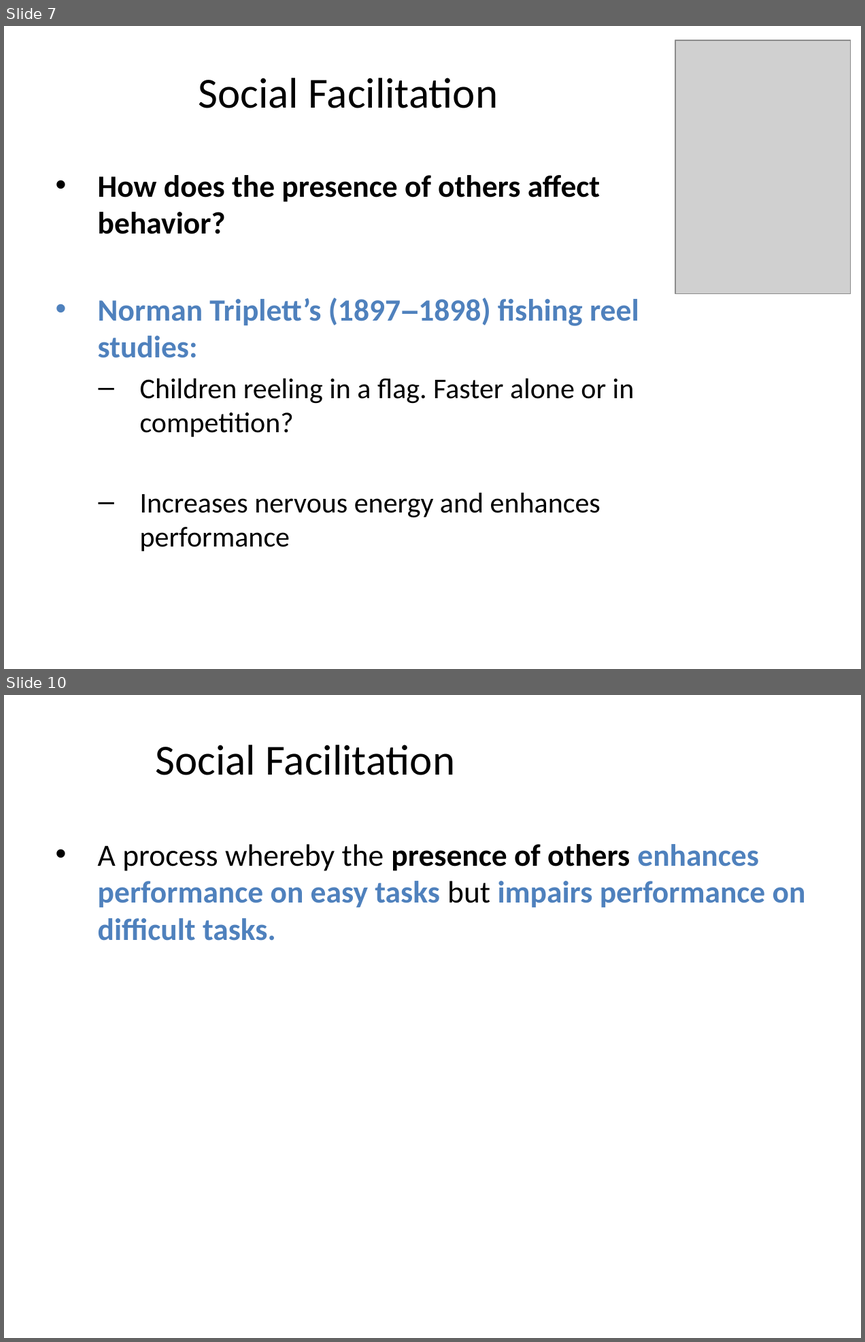
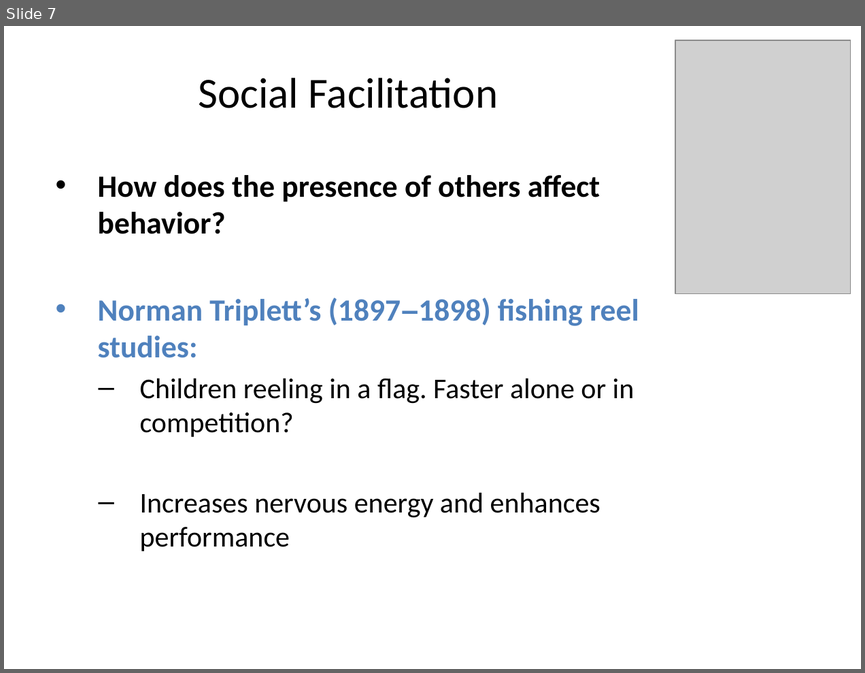
Before and after one commit to npm27/Teaching-Materials, a slide deck: Social Psych/Slides/9 Groups.pptx. Shown one above the other, each under a label of ours: slides 7 and 10 before the commit, slide 7 after it; the slides between them are not shown. The pictures are 865x1342 and 865x673 pixels, drawn with LibreOffice and Linux fonts; fonts in the diff are those of the drawing; grey boxes stand for pictures. Boxes give left, top, right and bottom in pixels: in the first picture for what was removed or moved away, otherwise in the second. Text is boxed around its words. In the diff, an @@ line names an element or a change of style, - is before the commit and + after.

```diff
--- a/Social Psych/Slides/9 Groups.pptx
+++ b/Social Psych/Slides/9 Groups.pptx
@@ slide 10 removed at (4,695,861,1338), background #FFFFFF @@
@@ title removed at (156,745,456,775) @@
-Social Facilitation
@@ text removed at (98,844,806,940) @@
-• A process whereby the presence of others enhances performance on easy tasks but impairs performance on difficult tasks.
```
Also in this commit, not shown: 5 slides changed, 2 other slides removed, 2 other files.
